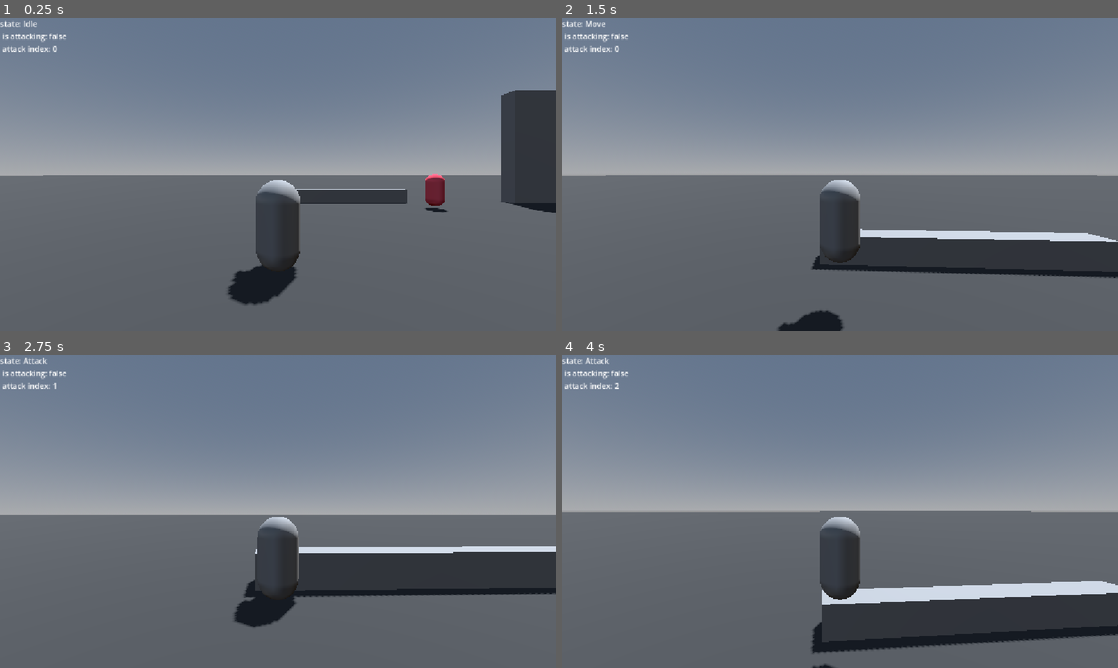
Above: before the commit, frames 1-4 (two rows, left to right).
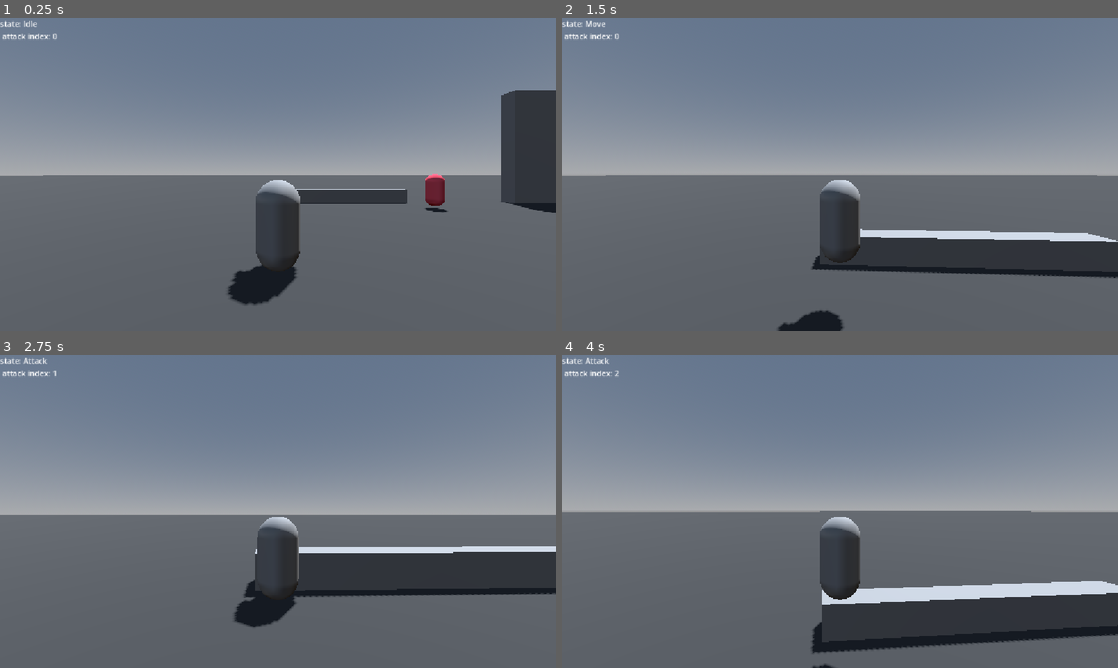
Above: after the commit, the same moments.

Repository: c-dez/fedel
Game: Godot game, scene res://main.tscn
The game is run twice, just before and just after one commit, with the same random seed, the same clock (stepped at 60 frames per second) and the same inputs.
Inputs (mouse positions are in pixels of both pictures, inside the frame that each line leads up to):
- Up to frame 1 (0.25 s): no input
- Up to frame 2 (1.5 s): move the mouse to (867, 174) at 0.52 s; hold W (up) from 0.53 s (still down); tap E (action) at 0.6 s; tap Space (jump) at 0.77 s; click (867, 174) at 0.8 s; move the mouse to (812, 174) at 1.27 s; click (812, 174) at 1.35 s
- Up to frame 3 (2.75 s): keep holding W (up); tap Space (jump) at 1.52 s; tap E (action) at 1.55, 2.1 s; move the mouse to (289, 505) at 2.02 s; click (289, 505) at 2.3 s
- Up to frame 4 (4 s): keep holding W (up); tap Enter at 2.75 s; move the mouse to (834, 517) at 2.77 s; tap Shift (dodge) at 2.85 s; tap Space (jump) at 3.02, 3.77 s; tap E (action) at 3.05 s; move the mouse to (878, 514) at 3.52 s; click (878, 514) at 3.6 s

The runs differ from the first frame. In frame 1, 0.2% of the frame differs, in the area x 0-12%, y 4-11%; in frame 2, 0.2%; in frame 3, 0.2%; in frame 4, 0.2%.

Commit message:
cambios menores

Diff:
--- a/Player/attacks/basic_attack.gd
+++ b/Player/attacks/basic_attack.gd
@@ -2,19 +2,9 @@
 class_name BasicAttack
 
 
-## duracion de ataque
-# var attack_timer:Timer
 @export var attack_duration:float = 1.0
 
-func _ready() -> void:
-	# attack_timer = Timer.new()
-	# add_child(attack_timer)
-	# attack_timer.one_shot = true
-	# attack_timer.autostart = false
-	pass
 
 ## attack form script
 func attack()->void:
-
-	# print(self.name, 'from script')
-	pass
+	print(self.name, ' from script')
--- a/Player/state_machine/state_machine.gd
+++ b/Player/state_machine/state_machine.gd
@@ -7,7 +7,7 @@
 	var label: Label = %DebugLabel
 	label.text = str(
 		'state: ', current_state.name,
-		'\n is attacking: ', states['attack'].is_attacking,
+
 		'\n attack index: ', states['attack'].attack_index,
 
 		)
--- a/Player/state_machine/states/attack.gd
+++ b/Player/state_machine/states/attack.gd
@@ -6,14 +6,11 @@
 var attacks_array: Array[BasicAttack] = []
 ## numero de ataque
 var attack_index: int = 0
-var is_attacking: bool = false
 var request_next_attack: bool = false
 var attack_time: float = 0 ## tiempo desde que empezo el ataque
 
-
 @onready var player: Player = owner
 @onready var sm: StateMachine = get_parent()
-# @onready var timer: Timer = Timer.new()
 
 
 func _ready() -> void:
@@ -48,8 +45,7 @@
 		if request_next_attack:
 			start_attack()
 
-	if attack_time > attacks_array[0].attack_duration + 0.5:
-		emit_signal('change_state_to', self, 'recovery')
+	transition_to_recovery()
 
 
 func request_attack() -> void:
@@ -69,3 +65,8 @@
 		if get_child(i) is BasicAttack:
 			var child := get_child(i)
 			attacks_array.append(child)
+
+
+func transition_to_recovery()->void:
+	if attack_time > attacks_array[0].attack_duration + 0.5:
+		emit_signal('change_state_to', self, 'recovery')
--- a/state_machine/state_machine.gd
+++ b/state_machine/state_machine.gd
@@ -3,10 +3,6 @@
 
 
 var current_state: State
-# @onready var parent: Node3D = get_parent()
-# @onready var current_state:State = get_child(0)
-
-
 var states: Dictionary = {}
 var last_state: State
 
@@ -29,9 +25,10 @@
 		return
 
 	var new_state: State = states[_new_state.to_lower()]
-	if current_state:
-		current_state.exit()
+	# if current_state:
+		# current_state.exit()
 
+	current_state.exit()
 	last_state = current_state
 	new_state.enter()
 	current_state = new_state
